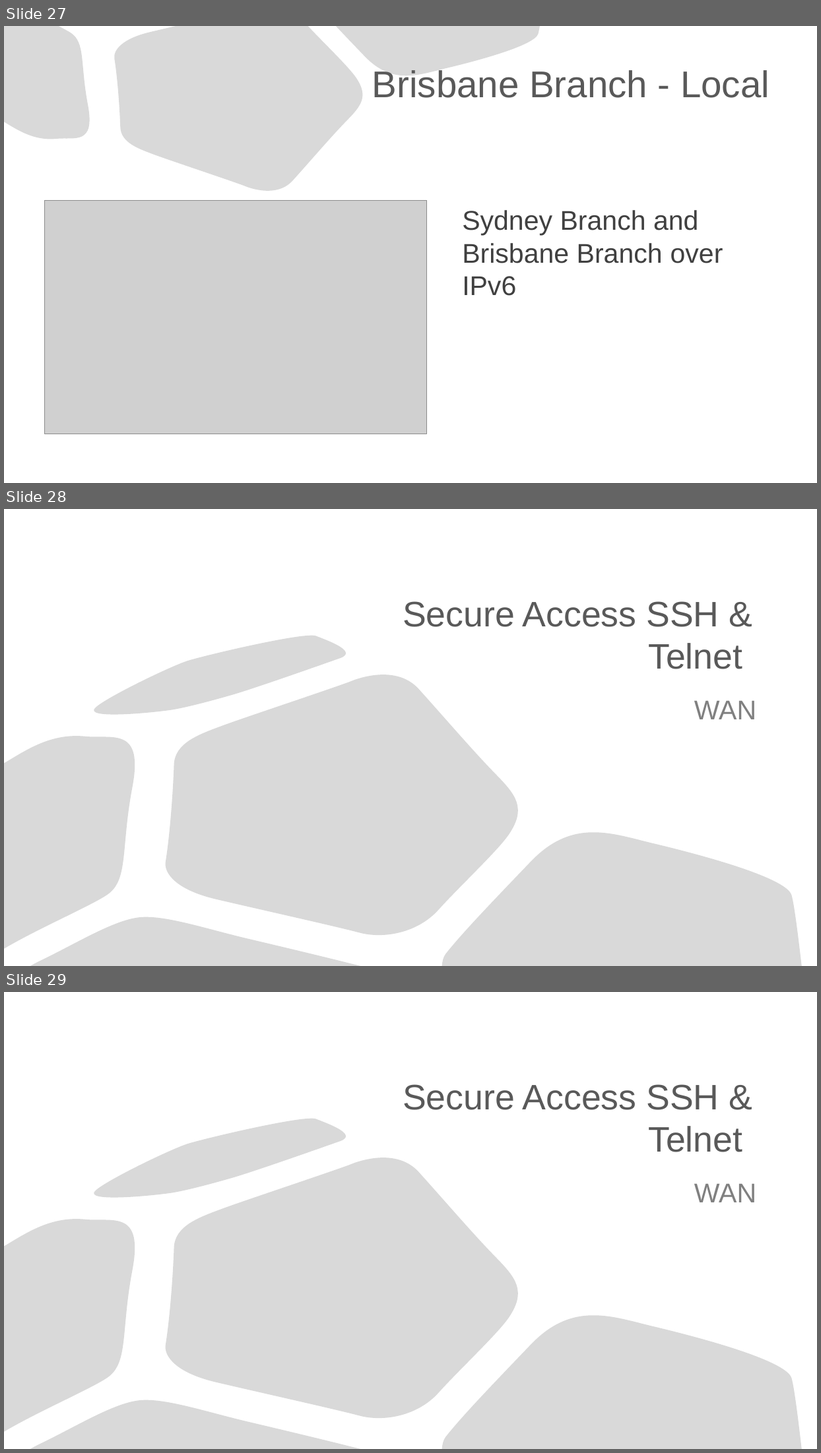
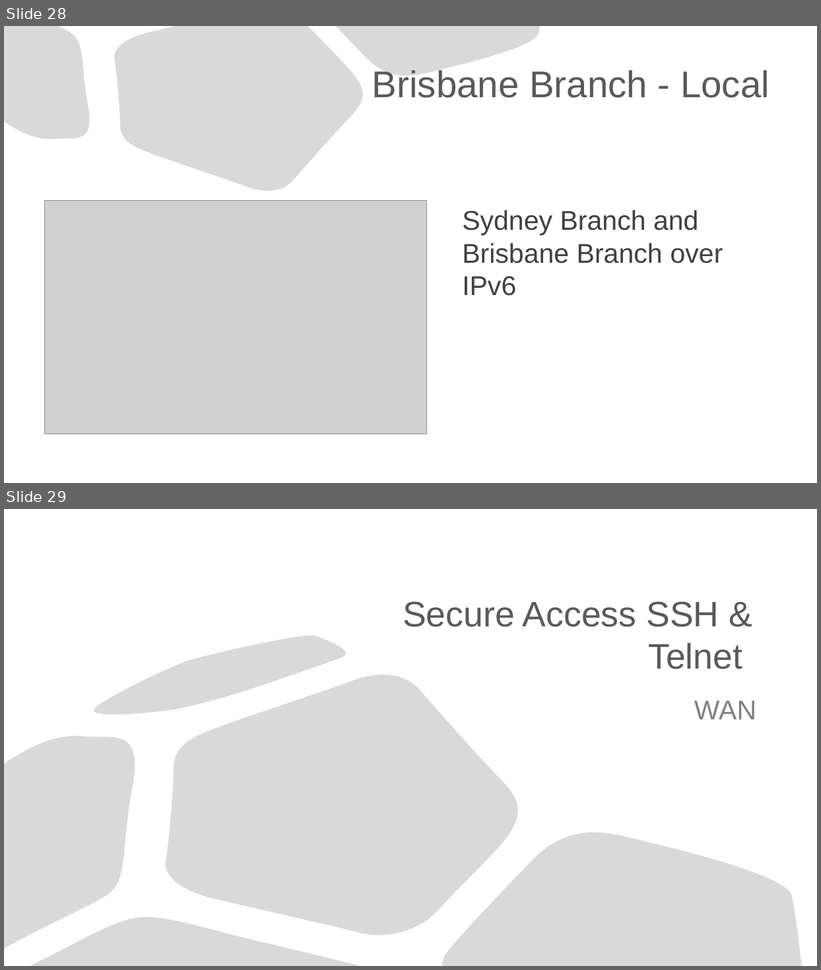
Before and after one commit to Advanced-Diploma-of-IT-Tel-Network-Eng/Assessments, a slide deck: TERM1-BLOCK1/2-ICTNWK541-Configure_Verify_Troubleshoot_WAN_links-IP_services/Assessmet_Task2/Task2/ICTNWK541 Assessment task.pptx. Shown one above the other, each under a label of ours: slides 27, 28 and 29 before the commit, slides 28 and 29 after it. The pictures are 821x1453 and 821x970 pixels, drawn with LibreOffice and Linux fonts; fonts in the diff are those of the drawing; grey boxes stand for pictures. Boxes give left, top, right and bottom in pixels: in the first picture for what was removed or moved away, otherwise in the second. Text is boxed around its words. In the diff, an @@ line names an element or a change of style, - is before the commit and + after.

```diff
--- a/TERM1-BLOCK1/2-ICTNWK541-Configure_Verify_Troubleshoot_WAN_links-IP_services/Assessmet_Task2/Task2/ICTNWK541 Assessment task.pptx
+++ b/TERM1-BLOCK1/2-ICTNWK541-Configure_Verify_Troubleshoot_WAN_links-IP_services/Assessmet_Task2/Task2/ICTNWK541 Assessment task.pptx
@@ slide 28 removed at <box>4,509,817,966</box>, background #FFFFFF; not listed: 5 template elements that a slide beside it also shows @@
@@ title removed at <box>403,601,743,669</box> @@
-Secure Access SSH & Telnet
@@ subtitle removed at <box>694,701,756,720</box> @@
-WAN
@@ what was slide 27 is now slide 28 @@
```
Also in this commit, not shown: 1 slide added, 1 other slide removed, 2 other files.
